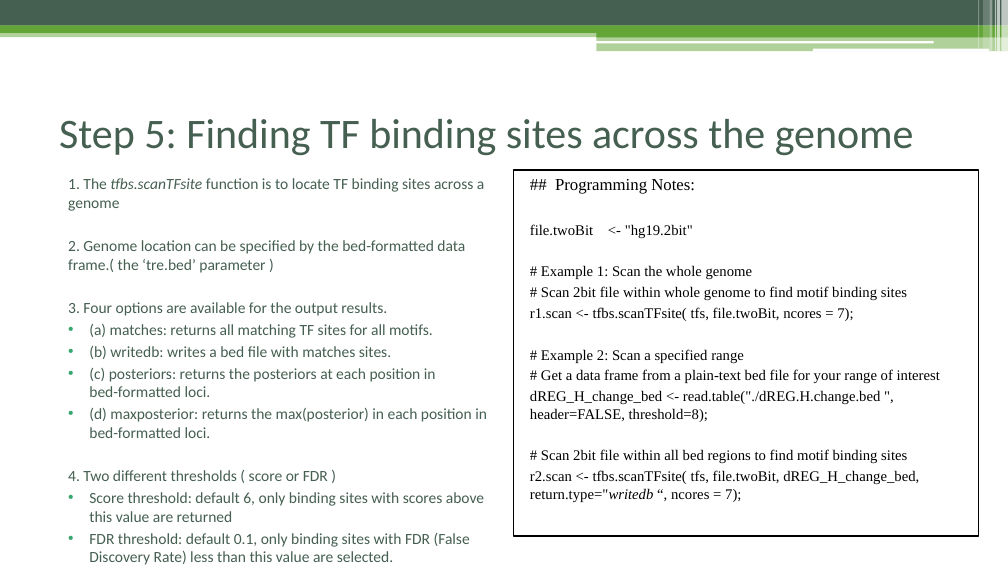
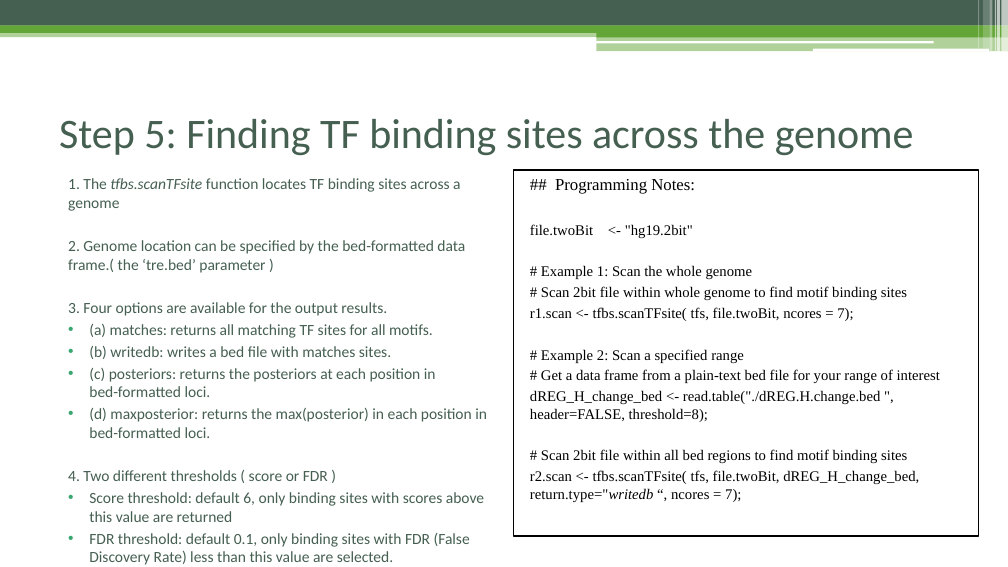
Before and after one commit to Danko-Lab/rtfbs_db, a slide deck: slide 15 of rtfbsdb-ppt.pptx. Drawn at 1008x567 pixels with LibreOffice and Linux fonts; fonts in the diff are those of the drawing. Boxes give left, top, right and bottom in pixels: in the first picture for what was removed or moved away, otherwise in the second. Text is boxed around its words. In the diff, an @@ line names an element or a change of style, - is before the commit and + after.

```diff
--- a/rtfbsdb-ppt.pptx
+++ b/rtfbsdb-ppt.pptx
@@ text at (68,178,460,211): text changed @@
-1. The tfbs.scanTFsite function is to locate TF binding sites across a genome
+1. The tfbs.scanTFsite function locates TF binding sites across a genome
```
Also in this commit, not shown: 8 other slides changed.
